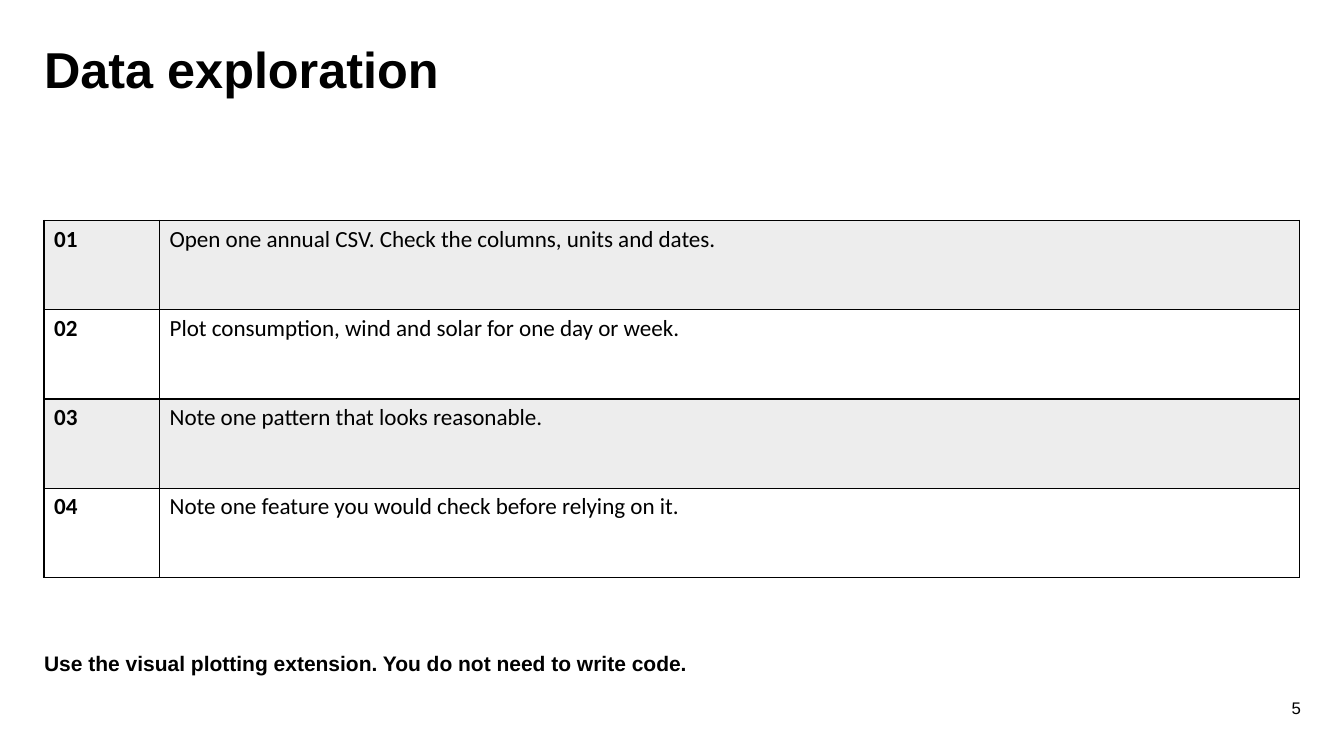
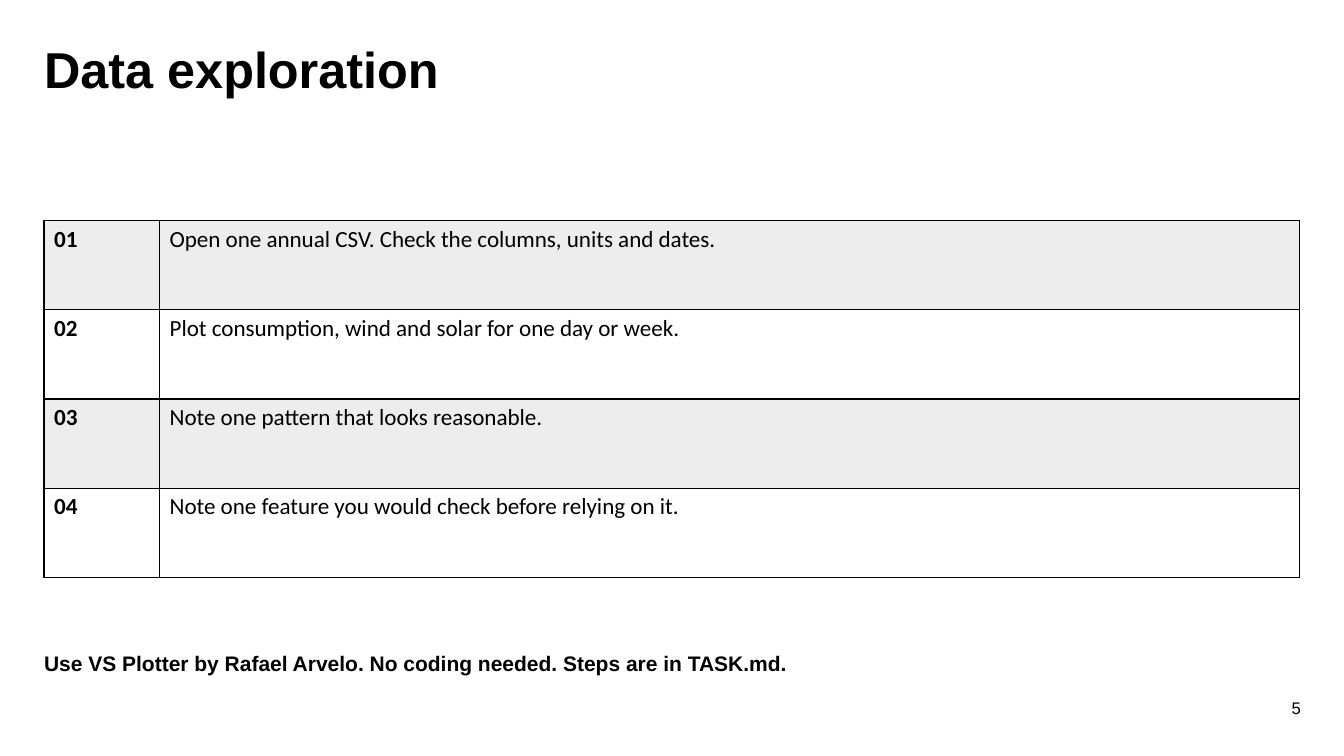
Before and after one commit to SENDatKeele/ERA-event, a slide deck: slide 5 of slides/ERA-Hackathon-Data-Briefing.pptx. Drawn at 1344x756 pixels with LibreOffice and Linux fonts; fonts in the diff are those of the drawing. Boxes give left, top, right and bottom in pixels: in the first picture for what was removed or moved away, otherwise in the second. Text is boxed around its words. In the diff, an @@ line names an element or a change of style, - is before the commit and + after.

```diff
--- a/slides/ERA-Hackathon-Data-Briefing.pptx
+++ b/slides/ERA-Hackathon-Data-Briefing.pptx
@@ text at [44,655,787,676]: text changed @@
-Use the visual plotting extension. You do not need to write code.
+Use VS Plotter by Rafael Arvelo. No coding needed. Steps are in TASK.md.
```
Also in this commit, not shown: 3 other slides changed, 8 other files.
